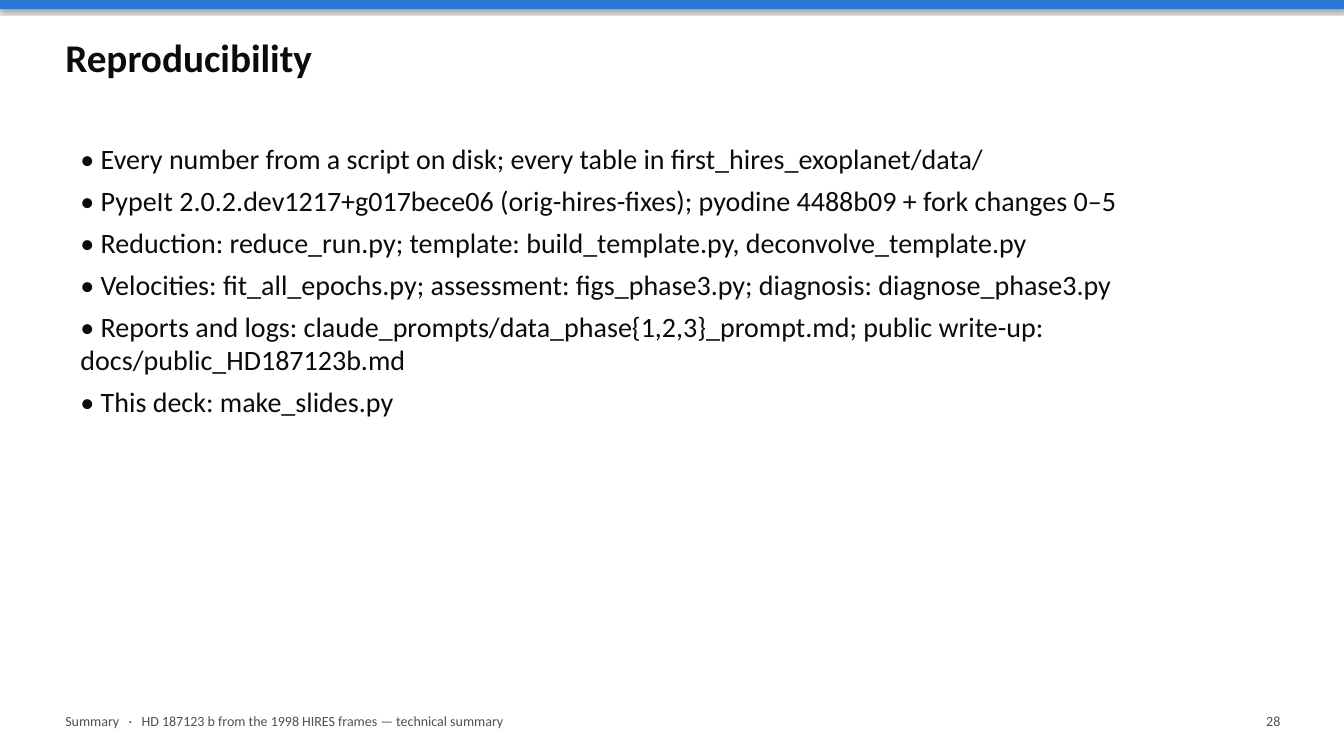
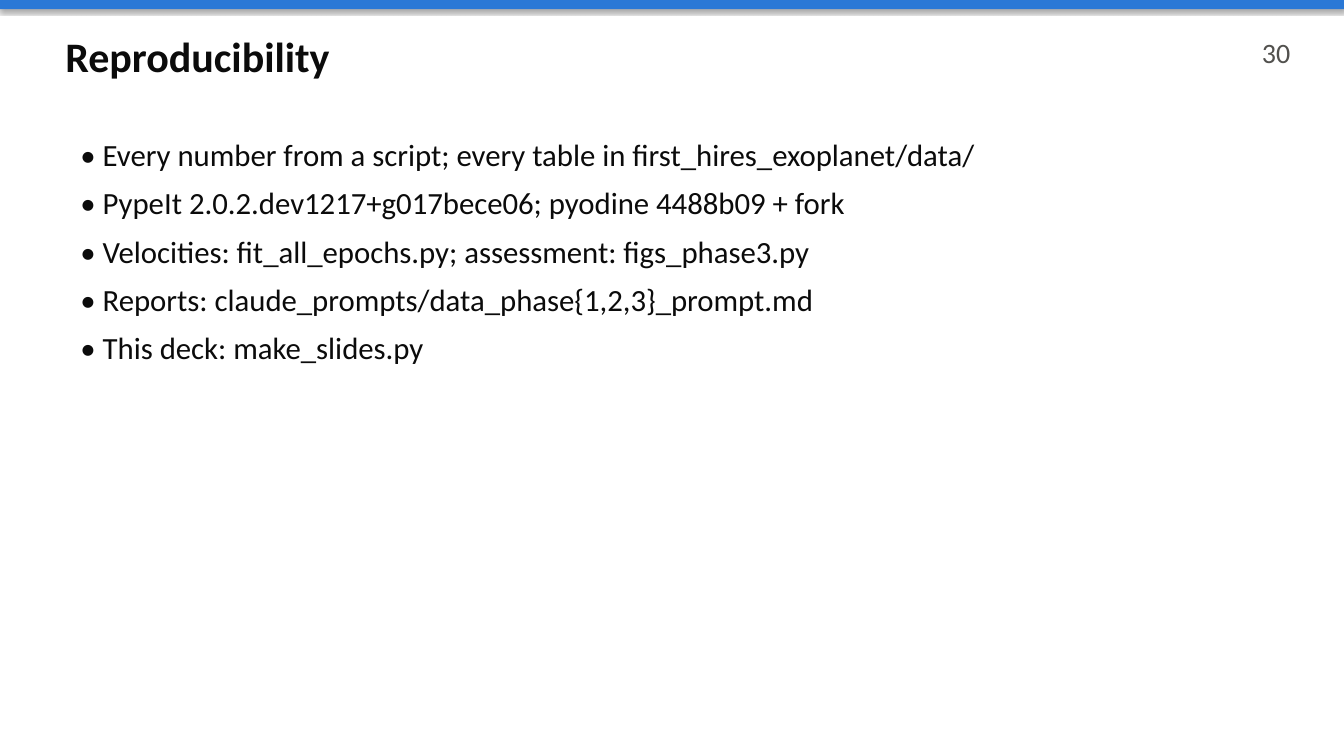
Before and after one commit to pypeit/first-hires-exoplanet, a slide deck: slide 30 of docs/slides/technical_summary.pptx (slide 28 before the commit). Drawn at 1344x756 pixels with LibreOffice and Linux fonts; fonts in the diff are those of the drawing. Boxes give left, top, right and bottom in pixels: in the first picture for what was removed or moved away, otherwise in the second. Text is boxed around its words. In the diff, an @@ line names an element or a change of style, - is before the commit and + after.

```diff
--- a/docs/slides/technical_summary.pptx
+++ b/docs/slides/technical_summary.pptx
@@ text "Reproducibility" at (65, 42, 329, 79): size 28 to 30 pt; more space between paragraphs @@
@@ text added at (1262, 45, 1290, 63), 20 pt, text #52514E @@
+30
@@ text at (103, 144, 974, 316): text changed; size 20 to 22 pt @@
-• Every number from a script on disk; every table in first_hires_exoplanet/data/
-• PypeIt 2.0.2.dev1217+g017bece06 (orig-hires-fixes); pyodine 4488b09 + fork changes 0–5
-• Reduction: reduce_run.py; template: build_template.py, deconvolve_template.py
-• Velocities: fit_all_epochs.py; assessment: figs_phase3.py; diagnosis: diagnose_phase3.py
-• Reports and logs: claude_prompts/data_phase{1,2,3}_prompt.md; public write-up: docs/public_HD187123b.md
+• Every number from a script; every table in first_hires_exoplanet/data/
+• PypeIt 2.0.2.dev1217+g017bece06; pyodine 4488b09 + fork
+• Velocities: fit_all_epochs.py; assessment: figs_phase3.py
+• Reports: claude_prompts/data_phase{1,2,3}_prompt.md
@@ text at (103, 337, 423, 364): size 20 to 22 pt in "• This deck: make_slides.py"; more space between paragraphs @@
@@ text removed at (65, 716, 503, 728) @@
-Summary · HD 187123 b from the 1998 HIRES frames — technical summary
@@ text removed at (1266, 716, 1280, 726) @@
-28
```
Also in this commit, not shown: 26 other slides changed, 3 slides added, 1 slide removed, 2 other files.
